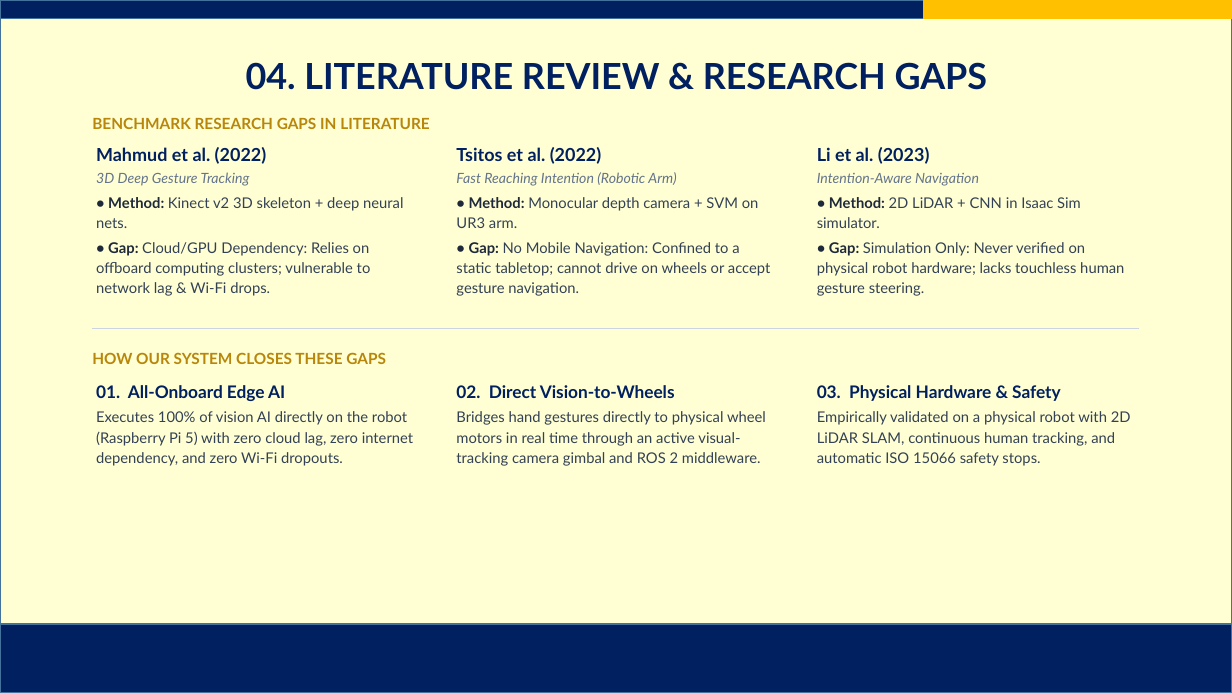
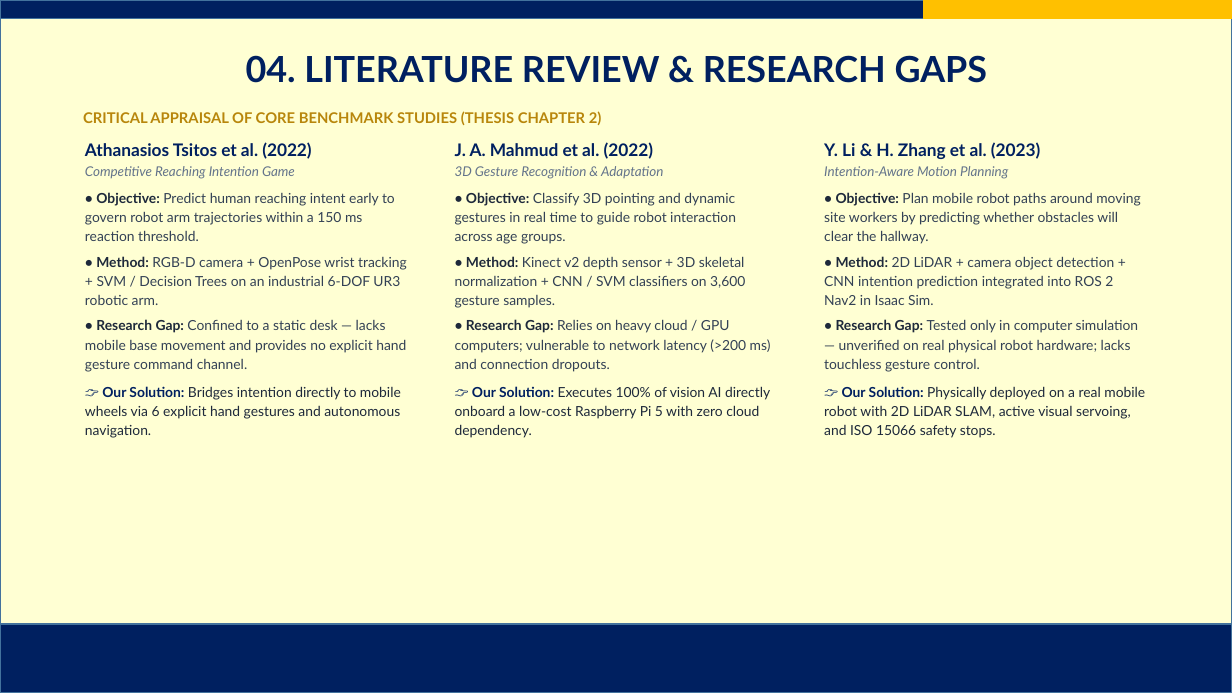
Before and after one commit to AJFACULTY/Intention-Recognition, a slide deck: slide 6 of write_up/Project Final Defense Slides_FINAL.pptx. Drawn at 1232x693 pixels with LibreOffice and Linux fonts; fonts in the diff are those of the drawing; background and template pictures are left out. Boxes give left, top, right and bottom in pixels: in the first picture for what was removed or moved away, otherwise in the second. Text is boxed around its words. In the diff, an @@ line names an element or a change of style, - is before the commit and + after.

Commit message:
feat(slides): capture full author names, objective, method, gap, and solution on Slide 6

```diff
--- a/write_up/Project Final Defense Slides_FINAL.pptx
+++ b/write_up/Project Final Defense Slides_FINAL.pptx
@@ title "04. LITERATURE REVIEW & RESEARCH ...": place and size @@
-title "04. LITERATURE REVIEW & RESEARCH ..." at (246, 62, 988, 90)
+title "04. LITERATURE REVIEW & RESEARCH ..." at (246, 55, 988, 83)
@@ text at (83, 111, 602, 125): text changed; size 12 to 11.5 pt @@
-BENCHMARK RESEARCH GAPS IN LITERATURE
+CRITICAL APPRAISAL OF CORE BENCHMARK STUDIES (THESIS CHAPTER 2)
@@ text at (85, 142, 407, 438): text changed; size 11.5 to 10.8 pt @@
-Mahmud et al. (2022)
-3D Deep Gesture Tracking
-• Method: Kinect v2 3D skeleton + deep neural nets.
-• Gap: Cloud/GPU Dependency: Relies on offboard computing clusters; vulnerable to network lag & Wi-Fi drops.
+Athanasios Tsitos et al. (2022)
+Competitive Reaching Intention Game
+• Objective: Predict human reaching intent early to govern robot arm trajectories within a 150 ms reaction threshold.
+• Method: RGB-D camera + OpenPose wrist tracking + SVM / Decision Trees on an industrial 6-DOF UR3 robotic arm.
+• Research Gap: Confined to a static desk — lacks mobile base movement and provides no explicit hand gesture command channel.
+👉 Our Solution: Bridges intention directly to mobile wheels via 6 explicit hand gestures and autonomous navigation.
@@ text at (455, 142, 771, 438): text changed; size 11.5 to 10.8 pt @@
-Tsitos et al. (2022)
-Fast Reaching Intention (Robotic Arm)
-• Method: Monocular depth camera + SVM on UR3 arm.
-• Gap: No Mobile Navigation: Confined to a static tabletop; cannot drive on wheels or accept gesture navigation.
+J. A. Mahmud et al. (2022)
+3D Gesture Recognition & Adaptation
+• Objective: Classify 3D pointing and dynamic gestures in real time to guide robot interaction across age groups.
+• Method: Kinect v2 depth sensor + 3D skeletal normalization + CNN / SVM classifiers on 3,600 gesture samples.
+• Research Gap: Relies on heavy cloud / GPU computers; vulnerable to network latency (>200 ms) and connection dropouts.
+👉 Our Solution: Executes 100% of vision AI directly onboard a low-cost Raspberry Pi 5 with zero cloud dependency.
@@ text at (824, 142, 1145, 438): text changed; size 11.5 to 10.8 pt @@
-Li et al. (2023)
-Intention-Aware Navigation
-• Method: 2D LiDAR + CNN in Isaac Sim simulator.
-• Gap: Simulation Only: Never verified on physical robot hardware; lacks touchless human gesture steering.
+Y. Li & H. Zhang et al. (2023)
+Intention-Aware Motion Planning
+• Objective: Plan mobile robot paths around moving site workers by predicting whether obstacles will clear the hallway.
+• Method: 2D LiDAR + camera object detection + CNN intention prediction integrated into ROS 2 Nav2 in Isaac Sim.
+• Research Gap: Tested only in computer simulation — unverified on real physical robot hardware; lacks touchless gesture control.
+👉 Our Solution: Physically deployed on a real mobile robot with 2D LiDAR SLAM, active visual servoing, and ISO 15066 safety stops.
@@ line removed from (92, 328) to (1140, 328) @@
@@ text removed at (92, 352, 386, 364) @@
-HOW OUR SYSTEM CLOSES THESE GAPS
@@ text removed at (96, 385, 413, 466) @@
-01. All-Onboard Edge AI
-Executes 100% of vision AI directly on the robot (Raspberry Pi 5) with zero cloud lag, zero internet dependency, and zero Wi-Fi dropouts.
@@ text removed at (456, 385, 766, 466) @@
-02. Direct Vision-to-Wheels
-Bridges hand gestures directly to physical wheel motors in real time through an active visual-tracking camera gimbal and ROS 2 middleware.
@@ text removed at (817, 385, 1131, 466) @@
-03. Physical Hardware & Safety
-Empirically validated on a physical robot with 2D LiDAR SLAM, continuous human tracking, and automatic ISO 15066 safety stops.
```
Also in this commit, not shown: 3 other files.
